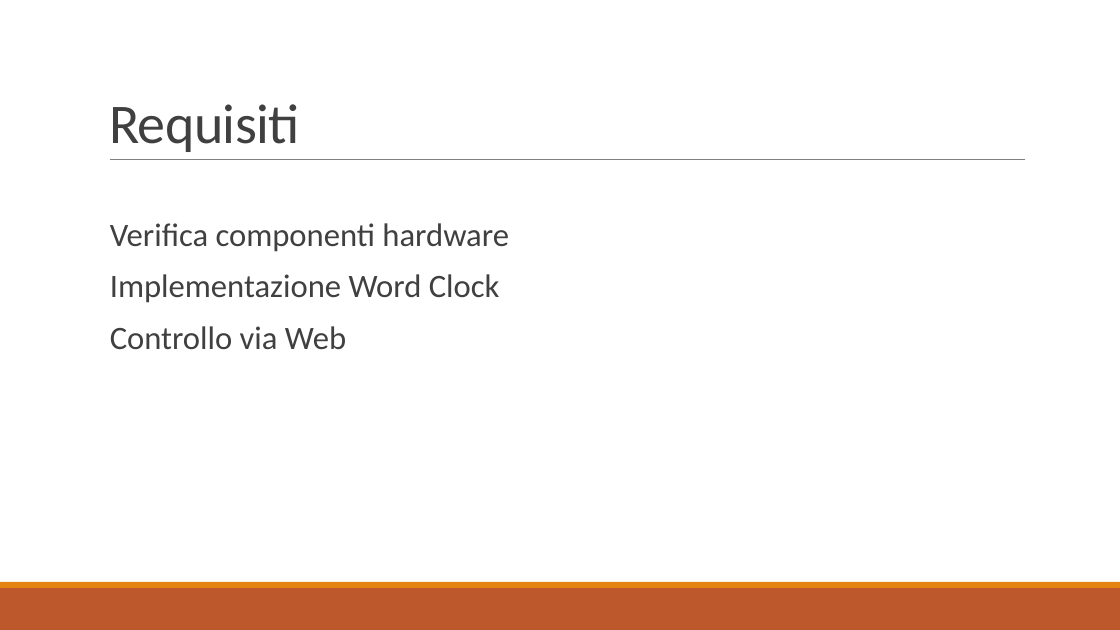
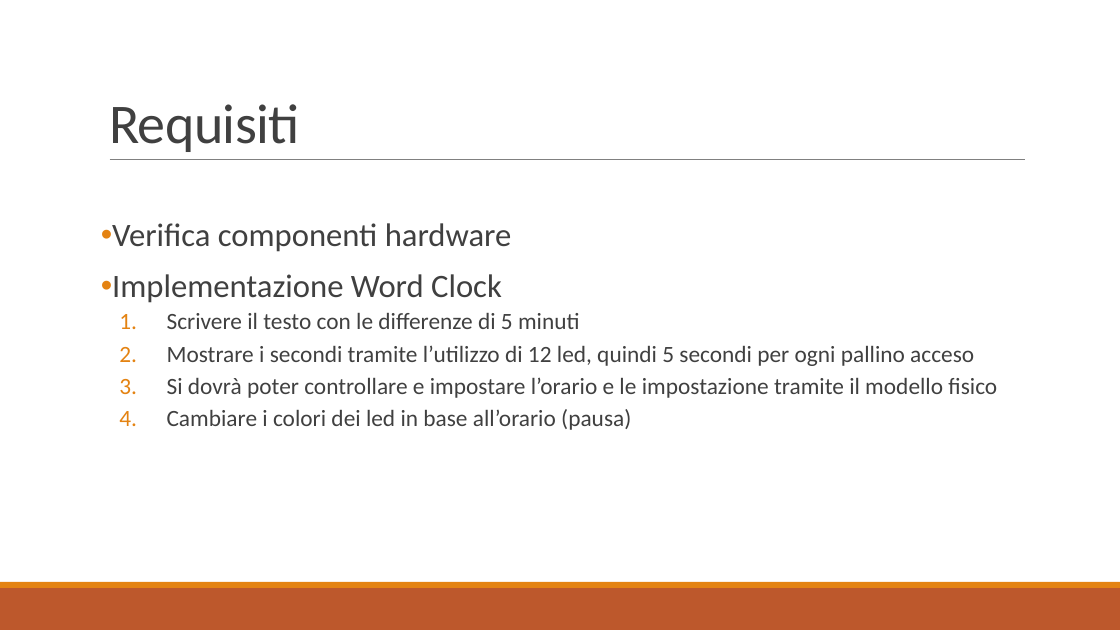
Before and after one commit to PaoloWeishaupt/Word-Clock, a slide deck: slide 4 of Presentazione/Presentazione_Word_Clock.pptx. Drawn at 1120x630 pixels with LibreOffice and Linux fonts; fonts in the diff are those of the drawing. Boxes give left, top, right and bottom in pixels: in the first picture for what was removed or moved away, otherwise in the second. Text is boxed around its words. In the diff, an @@ line names an element or a change of style, - is before the commit and + after.

```diff
--- a/Presentazione/Presentazione_Word_Clock.pptx
+++ b/Presentazione/Presentazione_Word_Clock.pptx
@@ text at box(112, 223, 512, 303): bullet   to • @@
@@ text at box(167, 313, 997, 430): text changed; size 28 to 20 pt @@
-  Controllo via Web
+  1. Scrivere il testo con le differenze di 5 minuti
+  2. Mostrare i secondi tramite l’utilizzo di 12 led, quindi 5 secondi per ogni pallino acceso
+  3. Si dovrà poter controllare e impostare l’orario e le impostazione tramite il modello fisico
+  4. Cambiare i colori dei led in base all’orario (pausa)
```
Also in this commit, not shown: 2 other slides changed, 7 slides added, 1 slide removed.
